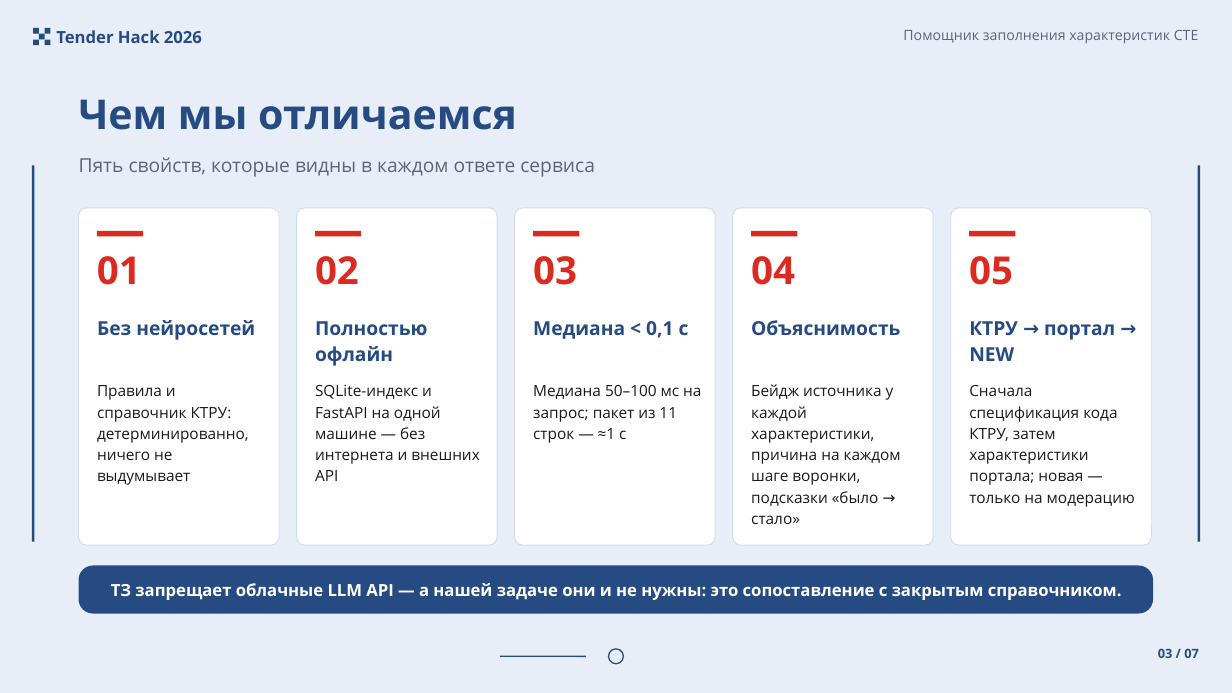
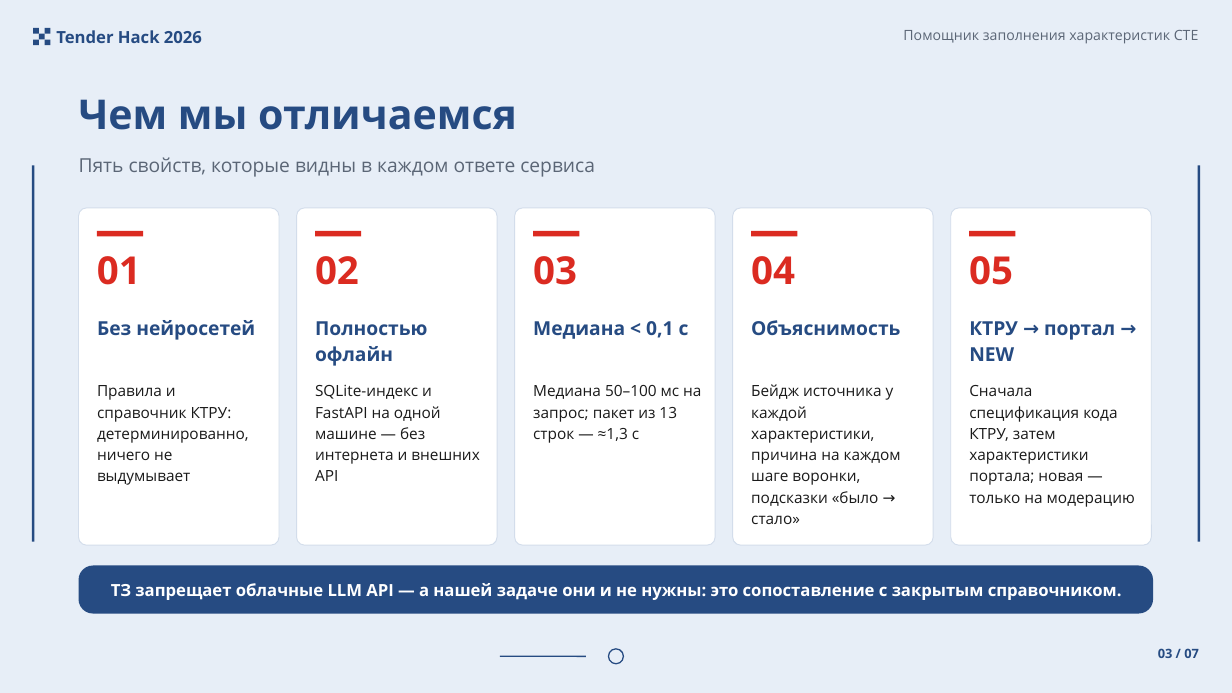
Before and after one commit to Telman3000/Tender-Hack-2026-based-on-bots-, a slide deck: slide 3 of docs/presentation_final.pptx. Drawn at 1232x693 pixels with LibreOffice and Linux fonts; fonts in the diff are those of the drawing. Boxes give left, top, right and bottom in pixels: in the first picture for what was removed or moved away, otherwise in the second. Text is boxed around its words. In the diff, an @@ line names an element or a change of style, - is before the commit and + after.

```diff
--- a/docs/presentation_final.pptx
+++ b/docs/presentation_final.pptx
@@ text at bbox=[533, 385, 701, 443]: text changed @@
-Медиана 50–100 мс на запрос; пакет из 11 строк — ≈1 с
+Медиана 50–100 мс на запрос; пакет из 13 строк — ≈1,3 с
```
Also in this commit, not shown: 2 other slides changed, 3 other files.
